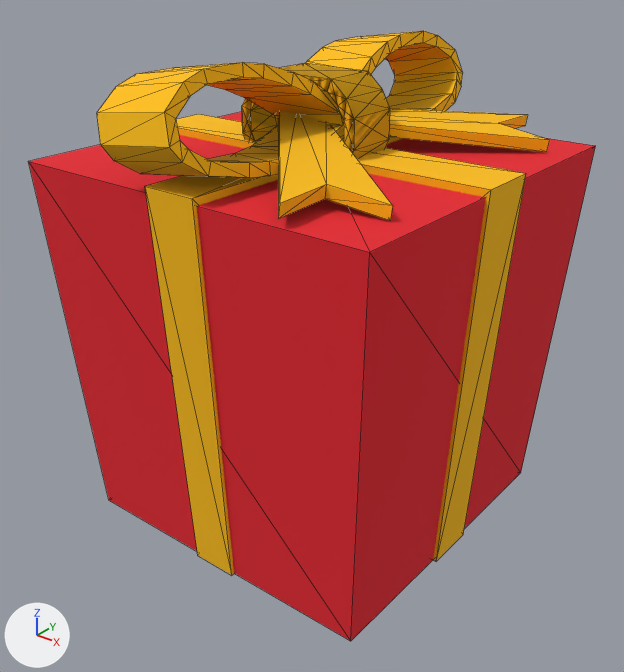
The glTF model front/public/models/ribonBox.glb as it was, and as the next commit left it.
The view is the same before and after, from a 50 mm camera at (1.01, -1.291, 1.169) aimed at (0.01, -0.041, 0.394). Lighting does not change. The marker at lower left points along +X, +Y and +Z. Mesh edges are drawn as thin lines. Where no turn or scale is listed for an object, it has been applied to the vertices. Vertices at the same position are counted once.

The older version as bpy lines, for what is in view:
```python
me_cube_001 = bpy.data.meshes.new('Cube.001')
me_cube_001.from_pydata(...)  # 8 vertices, 12 faces; spans x -0.385..0.385, y -0.385..0.385, z -0.007..0.763
me_cube_001.materials.append(mat_material_002)  # red #e71f2c
me_plane = bpy.data.meshes.new('Plane')
me_plane.from_pydata(...)  # 221 vertices, 512 faces; spans x -0.392..0.392, y -0.43..0.43, z -0.008..0.958
me_plane.materials.append(mat_material_001)  # yellow #ffbf00
ob_box = bpy.data.objects.new('Box', me_cube_001)
ob_box.location = (0.0, 0.0, 0.0)
ob_plane = bpy.data.objects.new('Plane', me_plane)
ob_plane.location = (0.0, 0.0, 0.0)
```
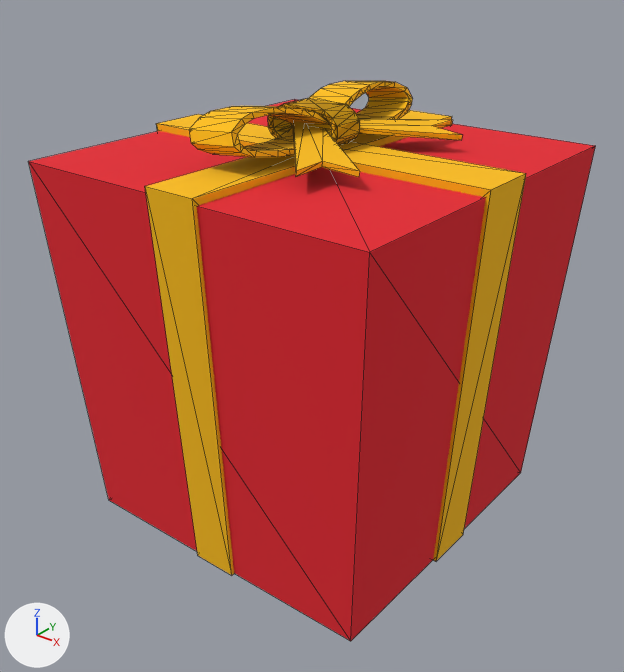
Patch to the scene script:
```diff
--- a/front/public/models/ribonBox.glb.py
+++ b/front/public/models/ribonBox.glb.py
@@ me_plane @@
 me_plane.from_pydata(...)  # 221 vertices, 512 faces; spans x -0.392..0.392, y -0.43..0.43, z -0.008..0.958
 # used by ob_plane; location = (0.0, 0.0, 0.0)
+# me_plane part 1: the loose piece of 127 vertices spanning x -0.142..0.084, y -0.43..0.43, z 0.756..0.958 is scaled about its middle by (0.626, 0.626, 0.439), then moved by (0.007, 0.0, -0.029)
+# me_plane part 2: the loose piece of 54 vertices spanning x -0.151..0.117, y -0.056..0.056, z 0.735..0.914 is scaled about its middle by (0.626, 0.626, 0.406), then moved by (-0.002, 0.0, -0.008)
+# me_plane part 3: the loose piece of 12 vertices spanning x -0.106..0.339, y -0.391..-0.001, z 0.766..0.844 is scaled about its middle by (0.626, 0.626, 0.439), then moved by (-0.047, 0.073, 0.0)
+# me_plane part 4: the loose piece of 12 vertices spanning x -0.106..0.339, y 0.001..0.391, z 0.766..0.844 is scaled about its middle by (0.626, 0.626, 0.439), then moved by (-0.047, -0.073, 0.0)
 me_plane.materials.append(mat_material_001)
```

Pixel boxes [x1, y1, x2, y2] of what changed, in the pictures (624 x 672 px; the box of a moved part takes in the faces that stretch with it):
'Plane', reshaped (16% narrower, 9% shorter)
    before: [97, 31, 549, 575]
    after: [145, 81, 526, 575]
part 1 of me_plane, moved or reshaped
    before: [97, 31, 463, 178]
    after: [189, 81, 412, 157]
part 2 of me_plane, moved or reshaped
    before: [242, 63, 390, 158]
    after: [268, 98, 360, 146]
part 3 of me_plane, moved or reshaped
    before: [278, 111, 392, 220]
    after: [293, 122, 360, 177]
part 4 of me_plane, moved or reshaped
    before: [389, 108, 549, 152]
    after: [359, 118, 462, 140]
